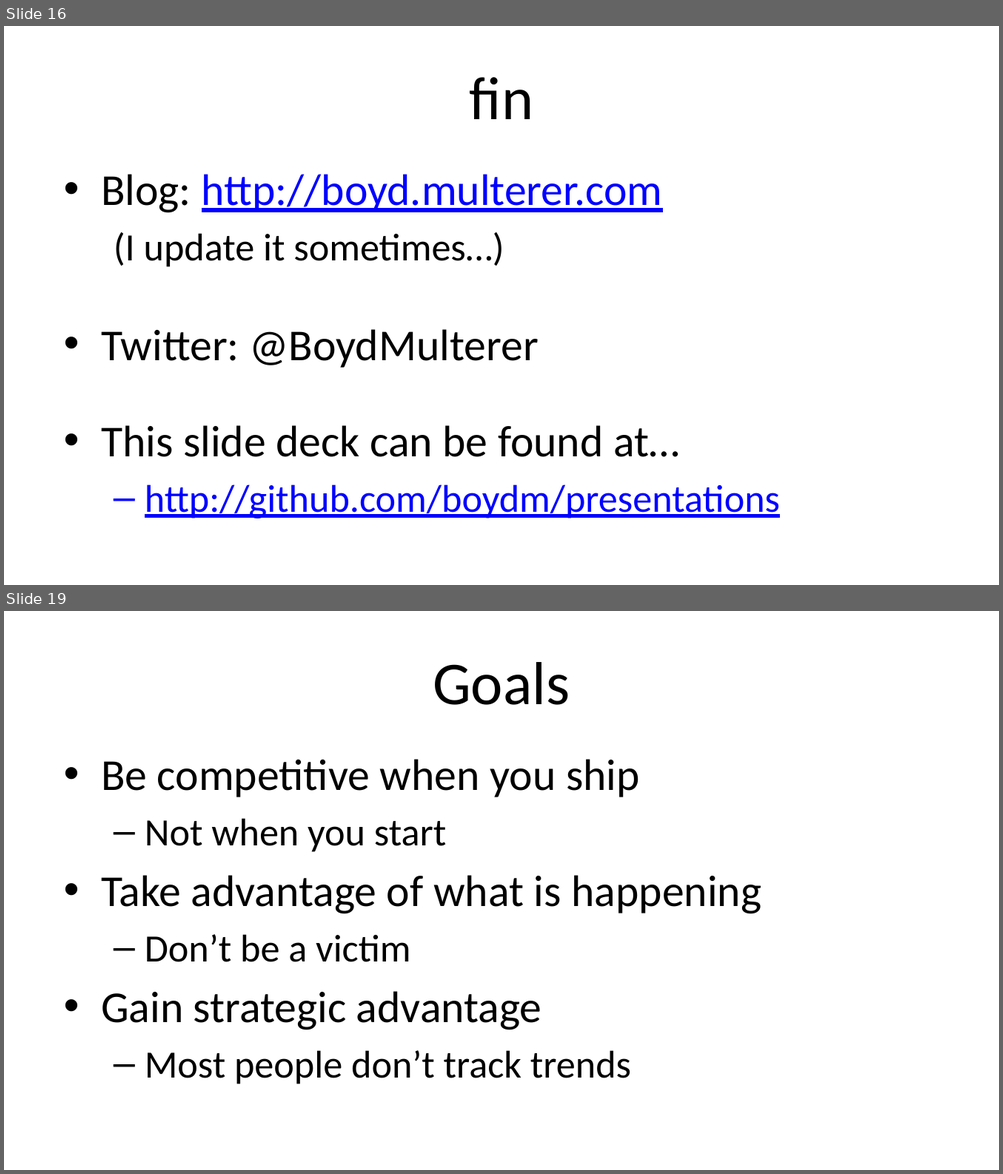
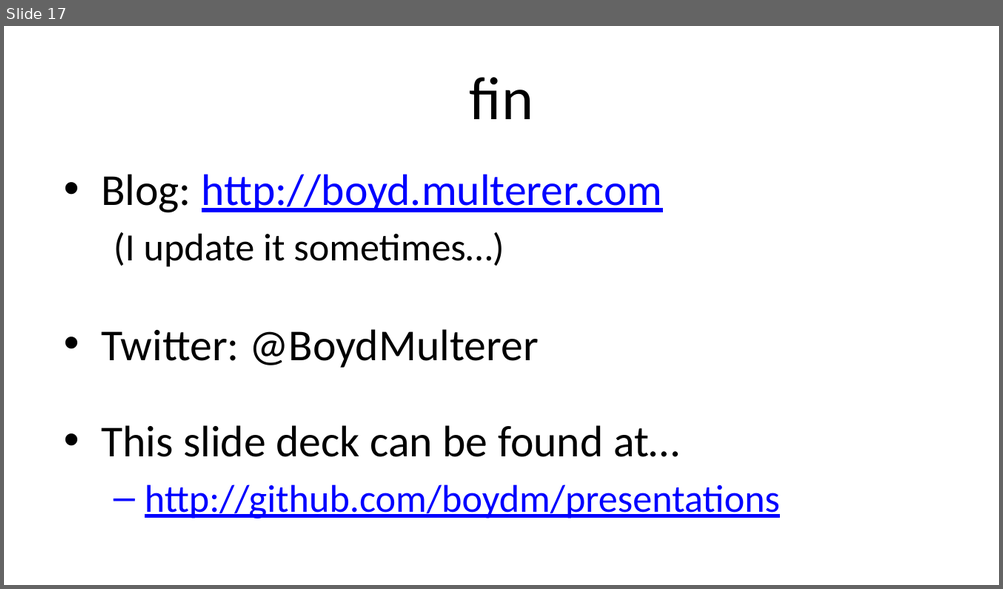
Before and after one commit to boydm/presentations, a slide deck: fmx_2015.16x9.pptx. Shown one above the other, each under a label of ours: slides 16 and 19 before the commit, slide 17 after it; the slides between them are not shown. The pictures are 1003x1174 and 1003x589 pixels, drawn with LibreOffice and Linux fonts; fonts in the diff are those of the drawing. Boxes give left, top, right and bottom in pixels: in the first picture for what was removed or moved away, otherwise in the second. Text is boxed around its words. In the diff, an @@ line names an element or a change of style, - is before the commit and + after.

```diff
--- a/fmx_2015.16x9.pptx
+++ b/fmx_2015.16x9.pptx
@@ slide 19 removed at bbox=[4, 611, 999, 1170], background #FFFFFF @@
@@ title removed at bbox=[432, 662, 569, 705] @@
-Goals
@@ text removed at bbox=[101, 759, 761, 1085] @@
-• Be competitive when you ship
-  – Not when you start
-• Take advantage of what is happening
-  – Don’t be a victim
-• Gain strategic advantage
-  – Most people don’t track trends
@@ what was slide 16 is now slide 17 @@
```
Also in this commit, not shown: 1 slide changed, 2 slides added, 3 other slides removed.
